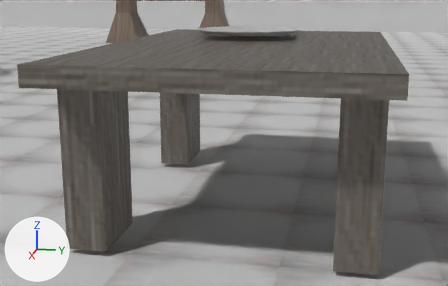
A saved change to the glTF model assets/models/level_one.glb.
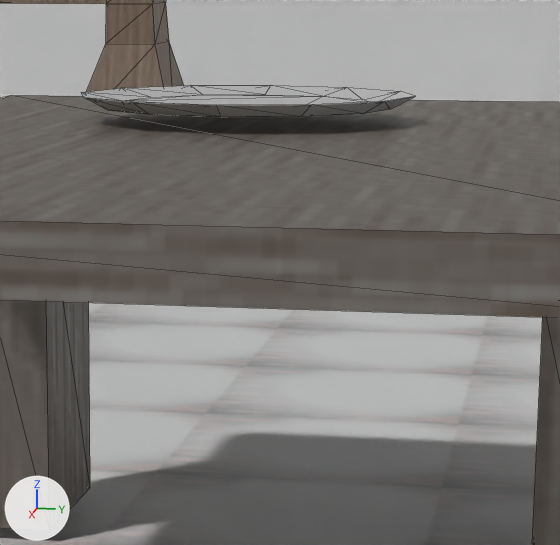
There are two pictures of each version: one from a camera (50 mm lens) standing at (-1.76, 11.43, 1.65) and looking at (-6.85, 10.41, 0.38), one close up on the part from 38% to 77% of the width and 0% to 59% of the height. The axes (+X, +Y, +Z) are drawn at lower left. The lights are the same throughout. The close-ups show mesh edges as thin lines. Where no turn or scale is listed for an object, it has been applied to the vertices.

Before the edit, the objects in view are built like this:
```python
me_cube_002_dynamic_007 = bpy.data.meshes.new('Cube.002.dynamic.007')
me_cube_002_dynamic_007.from_pydata(...)  # a box spanning x -1.299..-0.779, y -0.974..-0.714, z 0.037..1.102
me_cube_002_dynamic_007.materials.append(mat_material_008)  # picture img_table
me_cylinder_001_plate = bpy.data.meshes.new('Cylinder.001.plate')
me_cylinder_001_plate.from_pydata(...)  # 36 vertices, 68 faces; spans x -0.452..0.452, y -0.452..0.452, z -0.197..-0.164
me_tabletop_dynamic_001 = bpy.data.meshes.new('tabletop.dynamic.001')
me_tabletop_dynamic_001.from_pydata(...)  # a box spanning x -1.62..1.62, y -1.04..1.04, z 1.11..1.24
me_tabletop_dynamic_001.materials.append(mat_material_008)  # picture img_table
ob_leg_004 = bpy.data.objects.new('Leg.004', me_cube_002_dynamic_007)
ob_leg_004.location = (-6.514, 10.682, 0.001)
ob_plate = bpy.data.objects.new('Plate', me_cylinder_001_plate)
ob_plate.location = (-7.112, 10.574, 1.494)
ob_tabletop = bpy.data.objects.new('TableTop', me_tabletop_dynamic_001)
ob_tabletop.location = (-6.514, 10.682, 0.017)
# also in view: 'Leg.003' at (-5.47, 11.53, 0.57); 'Floor' at (0.0, 0.0, 0.0); 'OuterWalls' at (0.0, 0.0, 2.0); 'Shelf' at (-20.24, 6.08, 2.46)
```
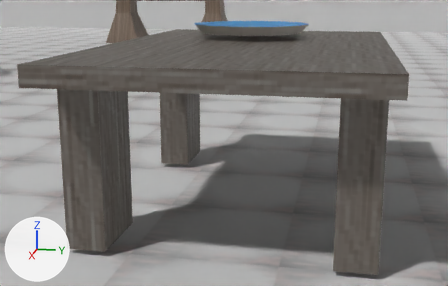
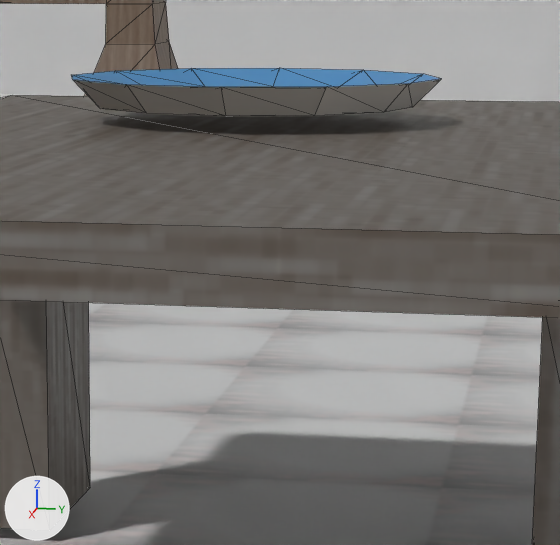
Where the change shows, as pixel boxes (x1, y1, x2, y2) in the close-ups (560 x 545 px):
```json
{"object": "Plate.001", "change": "added", "after": [71, 68, 441, 116]}
{"object": "Plate", "change": "deleted", "before": [81, 85, 416, 117]}
```

Edits to the scene script, one JSON object a line:
```json
{"op": "add", "block": "img_plate", "code": ["img_plate = load_image('plate', '_unpacked/plate', 256, 256, 'sRGB')"]}
{"op": "add", "block": "mat_material_003", "code": ["mat_material_003 = principled_material('Material.003')", "mat_material_003.texture = img_plate"]}
{"op": "add", "block": "me_cylinder_plate", "code": ["me_cylinder_plate = bpy.data.meshes.new('Cylinder.plate')", "me_cylinder_plate.from_pydata(...)  # 36 vertices, 68 faces; spans x -0.5..0.5, y -0.5..0.5, z -0.05..0.025", "me_cylinder_plate.materials.append(mat_material_003)  # picture img_plate"]}
{"op": "remove", "block": "ob_plate", "code": ["ob_plate = bpy.data.objects.new('Plate', me_cylinder_001_plate)", "ob_plate.location = (-7.112, 10.574, 1.494)"]}
{"op": "add", "block": "ob_plate_001", "code": ["ob_plate_001 = bpy.data.objects.new('Plate.001', me_cylinder_plate)", "ob_plate_001.location = (-7.126, 10.59, 1.351)"]}
```
